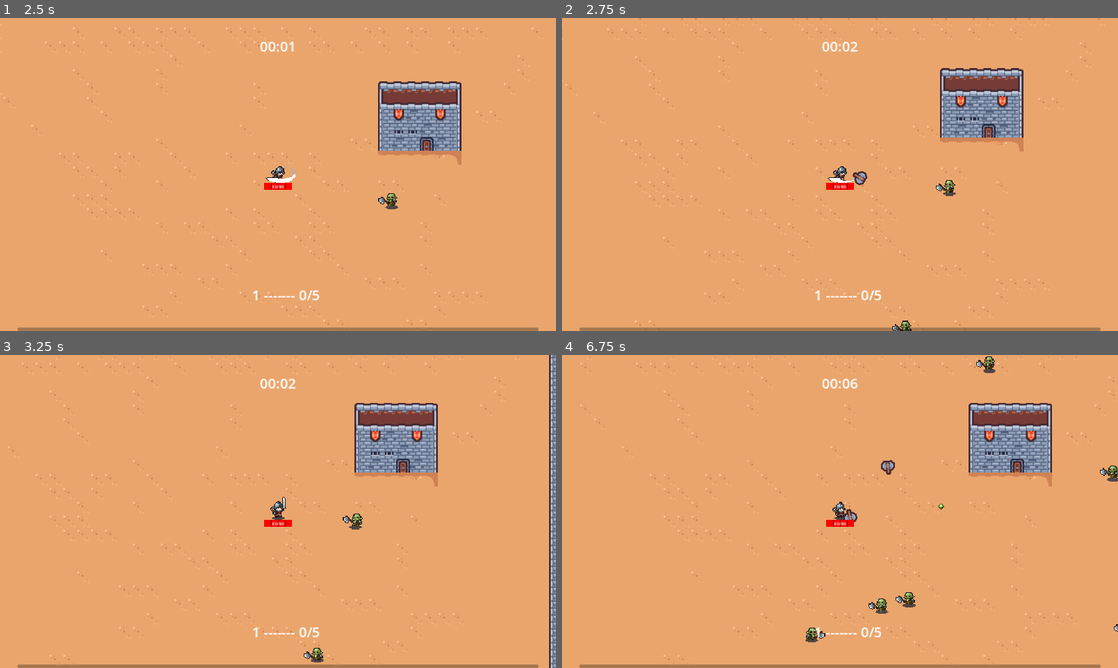
Above: before the commit, frames 1-4 (two rows, left to right).
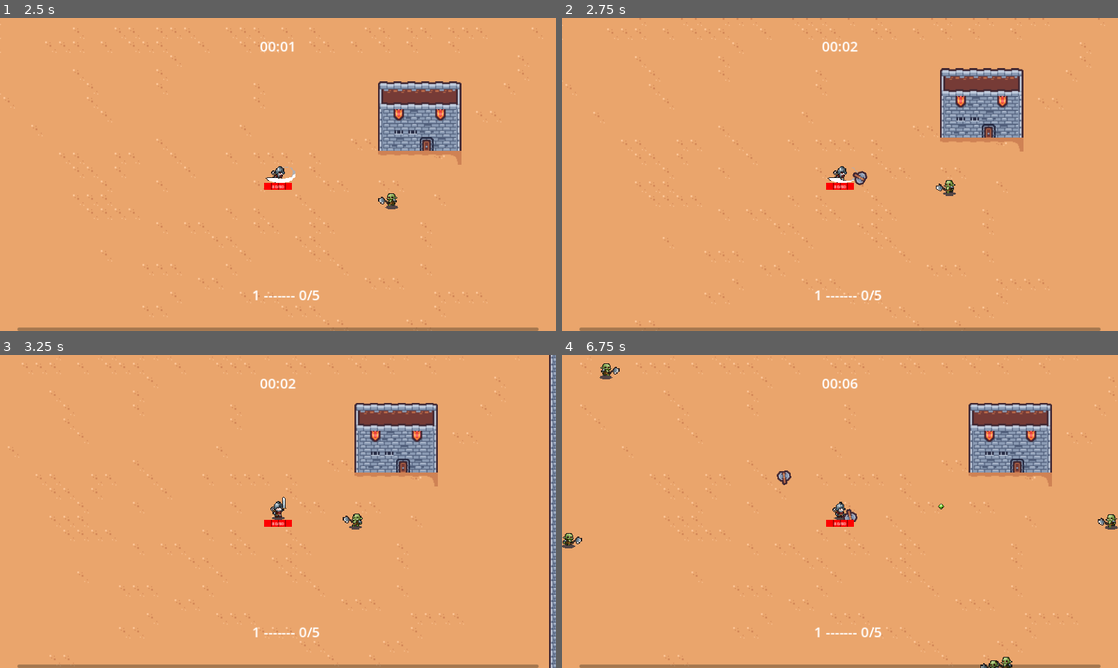
Above: after the commit, the same moments.

Repository: DreamEp/MFB
Game: Godot game, scene res://Scenes/main_scene.tscn
The game is run twice, just before and just after one commit, with the same random seed, the same clock (stepped at 60 frames per second) and the same inputs.
Inputs (mouse positions are in pixels of both pictures, inside the frame that each line leads up to):
- Up to frame 1 (2.5 s): click "Play" at 0.5 s; move the mouse to (400, 158) at 1.27 s; hold D (right) 1.28-2.03 s; click (400, 158) at 1.35 s; move the mouse to (166, 190) at 2.02 s; hold S (down) from 2.03 s (still down); click (166, 190) at 2.1 s
- Up to frame 2 (2.75 s): keep holding S (down)
- Up to frame 3 (3.25 s): move the mouse to (333, 442) at 2.77 s; release S (down) at 2.78 s; hold D (right) from 2.78 s (still down); click (333, 442) at 2.85 s
- Up to frame 4 (6.75 s): move the mouse to (812, 574) at 3.52 s; release D (right) at 3.53 s; hold W (up) 3.53-4.28 s; click (812, 574) at 3.6 s; move the mouse to (1006, 558) at 4.27 s; hold A (left) 4.28-5.78 s; click (1006, 558) at 4.35 s; move the mouse to (673, 464) at 5.02 s; click (673, 464) at 5.1 s; move the mouse to (867, 511) at 5.77 s; hold S (down) 5.78-6.53 s; click (867, 511) at 5.85 s; move the mouse to (756, 433) at 6.52 s; hold D (right) from 6.53 s (still down); click (756, 433) at 6.6 s

Frame 1 is identical in both runs. In frame 2, less than 0.1% of the frame differs, in the area x 59-63%, y 96-100%; in frame 3, 0.1%; in frame 4, 1.2%, in the area x 0-100%, y 0-100%.

Commit message:
try to workaround animation

Diff:
--- a/Enemies/enemy.tscn
+++ b/Enemies/enemy.tscn
@@ -8,23 +8,6 @@
 
 [sub_resource type="RectangleShape2D" id="RectangleShape2D_6c3ef"]
 size = Vector2(4, 7.75)
-
-[sub_resource type="Animation" id="Animation_javoi"]
-resource_name = "walk"
-length = 1.6
-step = 0.2
-tracks/0/type = "value"
-tracks/0/imported = false
-tracks/0/enabled = true
-tracks/0/path = NodePath("Sprite2D:frame")
-tracks/0/interp = 1
-tracks/0/loop_wrap = true
-tracks/0/keys = {
-"times": PackedFloat32Array(0, 0.2, 0.4, 0.6, 0.8, 1, 1.2, 1.4),
-"transitions": PackedFloat32Array(1, 1, 1, 1, 1, 1, 1, 1),
-"update": 1,
-"values": [8, 9, 10, 11, 12, 13, 14, 15]
-}
 
 [sub_resource type="Animation" id="Animation_5nssg"]
 length = 0.001
@@ -147,6 +130,23 @@
 "values": [Vector2i(0, 4), Vector2i(1, 4), Vector2i(2, 4), Vector2i(3, 4)]
 }
 
+[sub_resource type="Animation" id="Animation_javoi"]
+resource_name = "walk"
+length = 1.6
+step = 0.2
+tracks/0/type = "value"
+tracks/0/imported = false
+tracks/0/enabled = true
+tracks/0/path = NodePath("Sprite2D:frame")
+tracks/0/interp = 1
+tracks/0/loop_wrap = true
+tracks/0/keys = {
+"times": PackedFloat32Array(0, 0.2, 0.4, 0.6, 0.8, 1, 1.2, 1.4),
+"transitions": PackedFloat32Array(1, 1, 1, 1, 1, 1, 1, 1),
+"update": 1,
+"values": [8, 9, 10, 11, 12, 13, 14, 15]
+}
+
 [sub_resource type="AnimationLibrary" id="AnimationLibrary_esvep"]
 _data = {
 "RESET": SubResource("Animation_5nssg"),
--- a/Player/player.tscn
+++ b/Player/player.tscn
@@ -10,23 +10,6 @@
 
 [sub_resource type="RectangleShape2D" id="RectangleShape2D_jx8ix"]
 size = Vector2(6, 11)
-
-[sub_resource type="Animation" id="Animation_jgbxx"]
-resource_name = "walk"
-length = 1.6
-step = 0.2
-tracks/0/type = "value"
-tracks/0/imported = false
-tracks/0/enabled = true
-tracks/0/path = NodePath("Sprite2D:frame_coords")
-tracks/0/interp = 1
-tracks/0/loop_wrap = true
-tracks/0/keys = {
-"times": PackedFloat32Array(0, 0.2, 0.4, 0.6, 0.8, 1, 1.2, 1.4),
-"transitions": PackedFloat32Array(1, 1, 1, 1, 1, 1, 1, 1),
-"update": 1,
-"values": [Vector2i(0, 1), Vector2i(1, 1), Vector2i(2, 1), Vector2i(3, 1), Vector2i(4, 1), Vector2i(5, 1), Vector2i(6, 1), Vector2i(7, 1)]
-}
 
 [sub_resource type="Animation" id="Animation_13uj0"]
 length = 0.001
@@ -74,6 +57,23 @@
 }]
 }
 
+[sub_resource type="Animation" id="Animation_7soel"]
+resource_name = "death"
+length = 0.8
+step = 0.2
+tracks/0/type = "value"
+tracks/0/imported = false
+tracks/0/enabled = true
+tracks/0/path = NodePath("Sprite2D:frame_coords")
+tracks/0/interp = 1
+tracks/0/loop_wrap = true
+tracks/0/keys = {
+"times": PackedFloat32Array(0, 0.2, 0.4, 0.6),
+"transitions": PackedFloat32Array(1, 1, 1, 1),
+"update": 1,
+"values": [Vector2i(0, 6), Vector2i(1, 6), Vector2i(2, 6), Vector2i(3, 6)]
+}
+
 [sub_resource type="Animation" id="Animation_w04he"]
 resource_name = "hurt"
 length = 0.8
@@ -91,23 +91,6 @@
 "values": [Vector2i(0, 5), Vector2i(1, 5), Vector2i(2, 5), Vector2i(3, 5)]
 }
 
-[sub_resource type="Animation" id="Animation_7soel"]
-resource_name = "death"
-length = 0.8
-step = 0.2
-tracks/0/type = "value"
-tracks/0/imported = false
-tracks/0/enabled = true
-tracks/0/path = NodePath("Sprite2D:frame_coords")
-tracks/0/interp = 1
-tracks/0/loop_wrap = true
-tracks/0/keys = {
-"times": PackedFloat32Array(0, 0.2, 0.4, 0.6),
-"transitions": PackedFloat32Array(1, 1, 1, 1),
-"update": 1,
-"values": [Vector2i(0, 6), Vector2i(1, 6), Vector2i(2, 6), Vector2i(3, 6)]
-}
-
 [sub_resource type="Animation" id="Animation_eru48"]
 resource_name = "idle"
 length = 1.2
@@ -123,6 +106,23 @@
 "transitions": PackedFloat32Array(1, 1, 1, 1, 1, 1),
 "update": 1,
 "values": [Vector2i(0, 0), Vector2i(1, 0), Vector2i(2, 0), Vector2i(3, 0), Vector2i(4, 0), Vector2i(5, 0)]
+}
+
+[sub_resource type="Animation" id="Animation_jgbxx"]
+resource_name = "walk"
+length = 1.6
+step = 0.2
+tracks/0/type = "value"
+tracks/0/imported = false
+tracks/0/enabled = true
+tracks/0/path = NodePath("Sprite2D:frame_coords")
+tracks/0/interp = 1
+tracks/0/loop_wrap = true
+tracks/0/keys = {
+"times": PackedFloat32Array(0, 0.2, 0.4, 0.6, 0.8, 1, 1.2, 1.4),
+"transitions": PackedFloat32Array(1, 1, 1, 1, 1, 1, 1, 1),
+"update": 1,
+"values": [Vector2i(0, 1), Vector2i(1, 1), Vector2i(2, 1), Vector2i(3, 1), Vector2i(4, 1), Vector2i(5, 1), Vector2i(6, 1), Vector2i(7, 1)]
 }
 
 [sub_resource type="AnimationLibrary" id="AnimationLibrary_p2wor"]
--- a/Util/enemy_spawner.gd
+++ b/Util/enemy_spawner.gd
@@ -1,10 +1,52 @@
 extends Node2D
 
 @export var spawns : Array[SpawnInfo] = []
-@onready var player = get_tree().get_first_node_in_group("player") #On récuppère le player
+@onready var player: Player = get_tree().get_first_node_in_group("player") #On récuppère le player
 @onready var gameTimer: Label = get_tree().get_first_node_in_group("hud").get_node("GameTimer")
+@onready var tileMap: TileMap = $"../TileMap"
+
 var time = 0.1
 @export var pass_time = 0
+
+func retrieve_spawnable_tile():
+	var vpr = get_viewport_rect().size * randf_range(1.05, 1.40)
+	var top_left = Vector2(player.global_position.x - vpr.x/2, player.global_position.y - vpr.y/2)
+	var top_right = Vector2(player.global_position.x + vpr.x/2, player.global_position.y - vpr.y/2)
+	var bottom_left = Vector2(player.global_position.x - vpr.x/2, player.global_position.y + vpr.y/2)
+	var bottom_right = Vector2(player.global_position.x + vpr.x/2, player.global_position.y + vpr.y/2)
+
+	var pos_side = ["up", "down", "right", "left"].pick_random()
+	var spawn_pos1 = Vector2.ZERO
+	var spawn_pos2 = Vector2.ZERO
+
+	match pos_side:
+		"up":
+			spawn_pos1 = top_left
+			spawn_pos2 = top_right
+		"down":
+			spawn_pos1 = bottom_left
+			spawn_pos2 = bottom_right
+		"right":
+			spawn_pos1 = top_right
+			spawn_pos2 = bottom_right
+		"left":
+			spawn_pos1 = top_left
+			spawn_pos2 = bottom_left
+
+	var x_spawn = randf_range(spawn_pos1.x, spawn_pos2.x)
+	var y_spawn = randf_range(spawn_pos1.y, spawn_pos2.y)
+
+	# Ensure the returned vector is also within the specified range
+	var start_x = max(-24*16, player.global_position.x - vpr.x/2)
+	var end_x = min(23*16, player.global_position.x + vpr.x/2)
+	var start_y = max(-15*16, player.global_position.y - vpr.y/2)
+	var end_y = min(17*16, player.global_position.y + vpr.y/2)
+
+	x_spawn = max(min(x_spawn, end_x), start_x)
+	y_spawn = max(min(y_spawn, end_y), start_y)
+
+	return Vector2(x_spawn, y_spawn)
+
 
 func _physics_process(delta):
 	pass_time += delta
@@ -26,12 +68,12 @@
 				var counter = 0
 				while counter < i.enemy_num:
 					var enemy_spawn = new_enemy.instantiate()
-					enemy_spawn.global_position = get_random_position()
+					enemy_spawn.global_position = retrieve_spawnable_tile() #get_random_position()
 					add_child(enemy_spawn)
 					counter += 1
 
 func get_random_position():
-	var vpr = get_viewport_rect().size * randf_range(1.05, 1.15)
+	var vpr = get_viewport_rect().size * randf_range(1.05, 1.40)
 	var top_left = Vector2(player.global_position.x - vpr.x/2, player.global_position.y - vpr.y/2)
 	var top_right = Vector2(player.global_position.x + vpr.x/2, player.global_position.y - vpr.y/2)
 	var bottom_left = Vector2(player.global_position.x - vpr.x/2, player.global_position.y + vpr.y/2)
